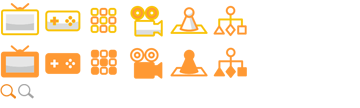
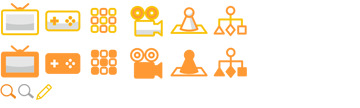
Layer changes from the first w=360, h=108 image to the second:
added layer "Layer 16" in group "16x16" over [left=36, top=84, right=52, bottom=100]
